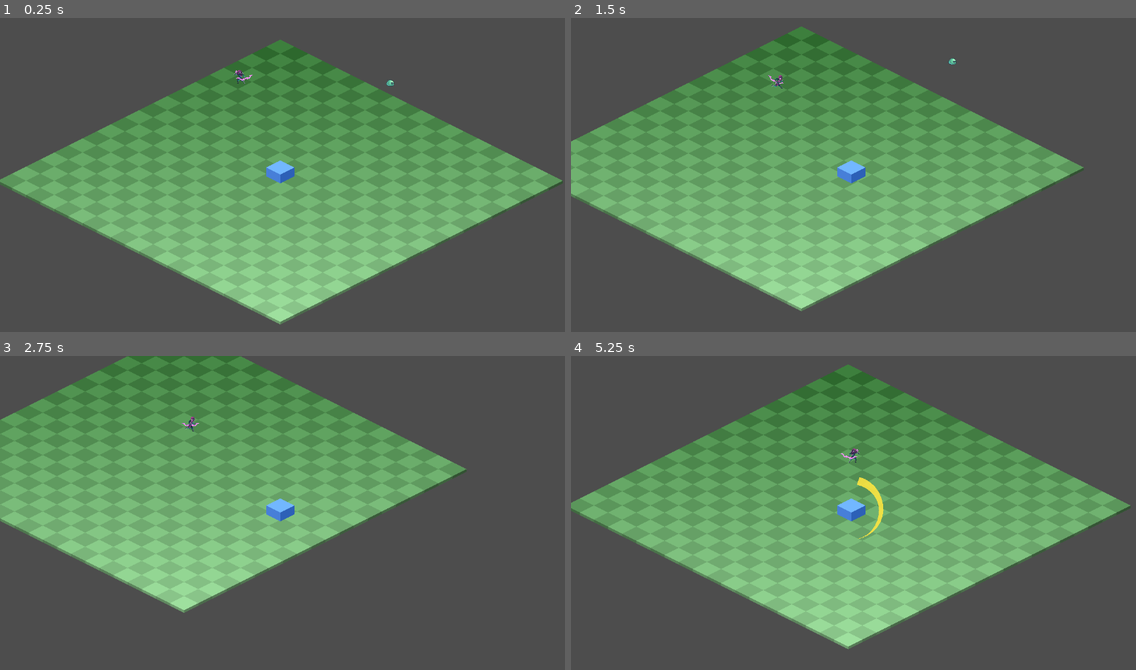
Above: before the commit, frames 1-4 (two rows, left to right).
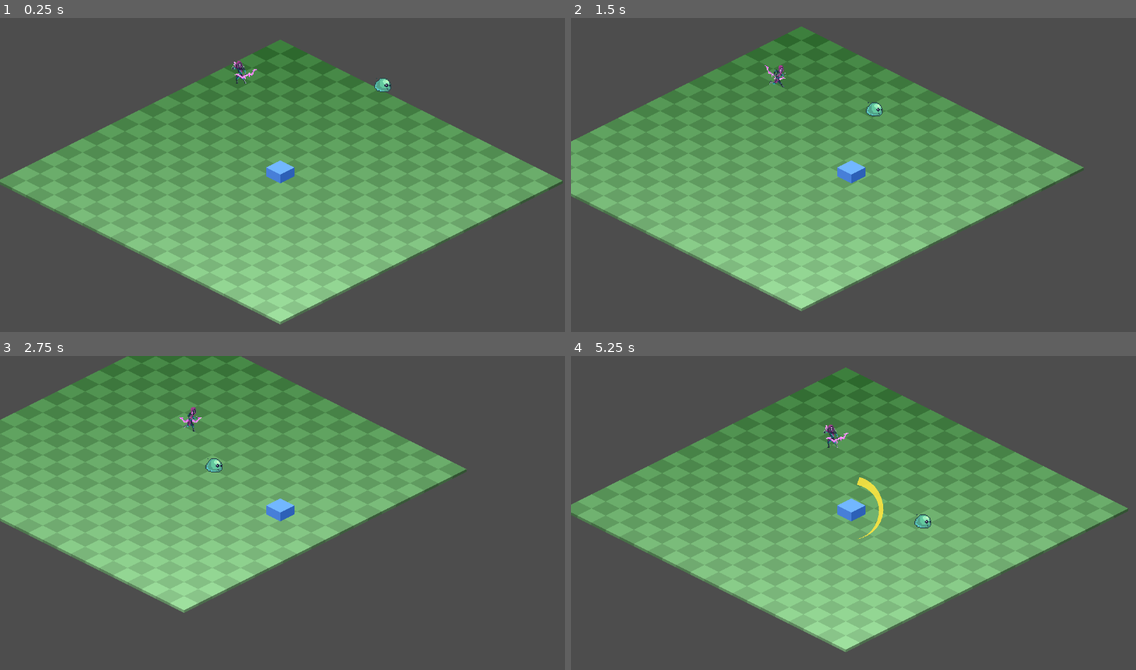
Above: after the commit, the same moments.

Repository: NoeRoberties/Odomat
Game: Godot game, scene res://Scenes/Maps/World.tscn
Two runs of this game, one before a commit and one after it. Both use one fixed random seed, a clock stepped at 60 frames per second and the inputs below.
Inputs (mouse positions are in pixels of both pictures, inside the frame that each line leads up to):
- Up to frame 1 (0.25 s): no input
- Up to frame 2 (1.5 s): tap Enter at 0.5 s; move the mouse to (977, 162) at 0.52 s; hold D (move_right) 0.53-1.28 s; hold Space (interact_npc) 0.53-1.28 s; click (977, 162) at 0.67 s; move the mouse to (740, 193) at 1.27 s; hold S (move_down) from 1.28 s (still down); tap Space (interact_npc) at 1.35 s
- Up to frame 3 (2.75 s): move the mouse to (339, 443) at 2.02 s; release S (move_down) at 2.03 s; hold D (move_right) from 2.03 s (still down); hold Space (interact_npc) from 2.03 s (still down)
- Up to frame 4 (5.25 s): move the mouse to (825, 578) at 2.77 s; release D (move_right) at 2.78 s; release Space (interact_npc) at 2.78 s; hold W (move_up) 2.78-3.53 s; tap Space (interact_npc) at 2.85, 4.35 s; click (825, 578) at 2.92 s; move the mouse to (1023, 563) at 3.52 s; hold Space (interact_npc) 3.53-4.28 s; hold A (move_left) 3.53-5.03 s; move the mouse to (684, 465) at 4.27 s; move the mouse to (881, 516) at 5.02 s; hold S (move_down) from 5.03 s (still down); hold Space (interact_npc) from 5.03 s (still down); click (881, 516) at 5.17 s

The runs differ from the first frame. In frame 1, 0.3% of the frame differs, in the area x 41-70%, y 13-24%; in frame 2, 0.3%; in frame 3, 0.2%; in frame 4, 8.9%, in the area x 0-99%, y 2-95%.

Commit message:
[ADD] damages on enemies when attacking

Diff:
--- a/godot-project/odomat/Scenes/Maps/World.tscn
+++ b/godot-project/odomat/Scenes/Maps/World.tscn
@@ -11,8 +11,10 @@
 
 [node name="Slime" parent="." unique_id=1381557161 instance=ExtResource("3_7g83o")]
 position = Vector2(231, 112)
+scale = Vector2(2.1210763, 2.144)
 
 [node name="Player" parent="." unique_id=979638911 instance=ExtResource("1_Player")]
 
 [node name="Archer" parent="." unique_id=1862442761 instance=ExtResource("4_87k0f")]
 position = Vector2(-90, 109)
+scale = Vector2(1.3312757, 1.6796117)
--- a/godot-project/odomat/Scripts/Enemies/Archer/archer.gd
+++ b/godot-project/odomat/Scripts/Enemies/Archer/archer.gd
@@ -143,3 +143,27 @@
 	_in_danger_zone = false
 	if not _in_attack_zone:
 		_player = null
+
+
+func take_damage(damage: int, knockback_velocity: Vector2 = Vector2.ZERO) -> void:
+
+	# Apply knockback
+	if knockback_velocity.length() > 0:
+		velocity = knockback_velocity
+
+	# Visual feedback: blinking effect
+	var sprite = $AnimatedSprite2D
+	if sprite:
+		_animate_archer_blink(sprite)
+	else:
+		print("WARNING: AnimatedSprite2D not found!")
+
+
+func _animate_archer_blink(sprite: AnimatedSprite2D) -> void:
+	var original_color = sprite.self_modulate
+	var tween = create_tween()
+	tween.set_parallel(false)  # Sequential animations
+
+	for i in range(1):
+		tween.tween_property(sprite, "self_modulate", Color.RED, 0.08)
+		tween.tween_property(sprite, "self_modulate", original_color, 0.08)
--- a/godot-project/odomat/Scripts/Enemies/Slime/slime.gd
+++ b/godot-project/odomat/Scripts/Enemies/Slime/slime.gd
@@ -76,8 +76,36 @@
 
 
 func _on_detection_area_body_exited(body: Node2D) -> void:
+	if _health <= 0:
+		return
 	if body.is_in_group("player"):
 		_player = null
 		_state = State.WANDERING
 		%AttackLoadingTimer.stop()
 		_choose_wandering_destination()
+
+func take_damage(damage, knockback_velocity: Vector2 = Vector2.ZERO):
+	_health -= damage
+
+	# Apply knockback
+	if knockback_velocity.length() > 0:
+		velocity -= knockback_velocity
+
+	# Visual feedback: blinking effect
+	if _animated_sprite:
+		_animate_blink()
+	else:
+		print("WARNING: _animated_sprite is null!")
+
+	if _health <= 0:
+		queue_free()
+
+
+func _animate_blink() -> void:
+	var original_color = _animated_sprite.self_modulate
+	var tween = create_tween()
+	tween.set_parallel(false)  # Sequential animations
+
+	for i in range(1):
+		tween.tween_property(_animated_sprite, "self_modulate", Color.RED, 0.08)
+		tween.tween_property(_animated_sprite, "self_modulate", original_color, 0.08)
--- a/godot-project/odomat/Scripts/Player/Modules/Left_Arm_Module/left_arm_swoosh_module.gd
+++ b/godot-project/odomat/Scripts/Player/Modules/Left_Arm_Module/left_arm_swoosh_module.gd
@@ -5,6 +5,7 @@
 const ATTACK_RANGE: float = 100.0
 const ATTACK_DAMAGE: int = 1
 const ATTACK_COOLDOWN: float = 0.4
+const KNOCKBACK_FORCE: float = 300.0
 const SWOOSH_SCRIPT := preload("res://Scripts/Player/swoosh.gd")
 
 var _cooldown_remaining: float = 0.0
@@ -41,20 +42,34 @@
 	var nearest_enemy: Node2D = null
 	var nearest_dist: float = ATTACK_RANGE
 
+	# Half arc angle in radians (155° / 2 = 77.5°)
+	var arc_half_radians = deg_to_rad(155.0 / 2.0)
+	var arc_threshold = cos(arc_half_radians)  # ≈ 0.22
 
-	for enemy in player.get_tree().get_nodes_in_group("enemies"):
+	var enemy_list = player.get_tree().get_nodes_in_group("enemies")
+
+	for enemy in enemy_list:
 		if not (enemy is Node2D):
 			continue
-		print("enemies")
-		var enemy_node := enemy
+		var enemy_node: Node2D = enemy
 		var dist := player.global_position.distance_to(enemy_node.global_position)
-		if dist <= nearest_dist:
-			nearest_dist = dist
-			nearest_enemy = enemy_node
+
+
+		# Check if enemy is within arc range (directional validation)
+		if dist <= ATTACK_RANGE:
+			var enemy_dir = (enemy_node.global_position - player.global_position).normalized()
+			var dot_product = attack_dir.dot(enemy_dir)
+
+
+			# Only consider enemies within the swoosh arc
+			if dot_product >= arc_threshold and dist <= nearest_dist:
+				nearest_dist = dist
+				nearest_enemy = enemy_node
 
 	if nearest_enemy != null and nearest_enemy.has_method("take_damage"):
-		print("take damage")
-		nearest_enemy.take_damage(ATTACK_DAMAGE)
+		nearest_enemy.take_damage(ATTACK_DAMAGE, attack_dir * KNOCKBACK_FORCE)
+	else:
+		print("No valid enemy target found")
 
 	_spawn_swoosh(player, attack_dir)
 
